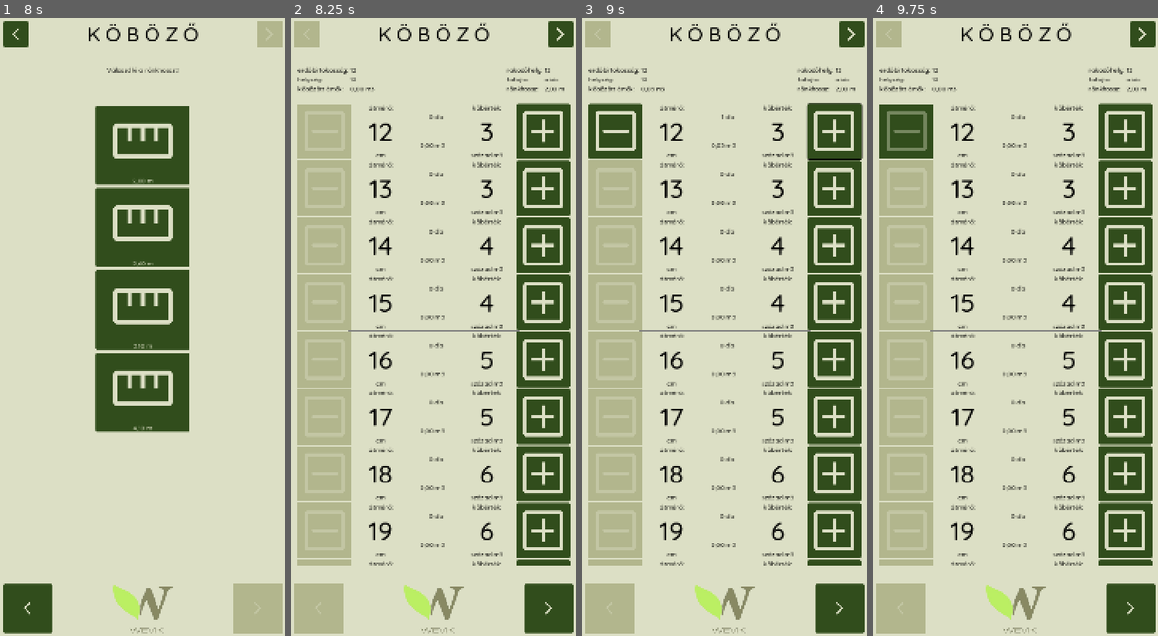
Above: before the commit, frames 1-4 (left to right).
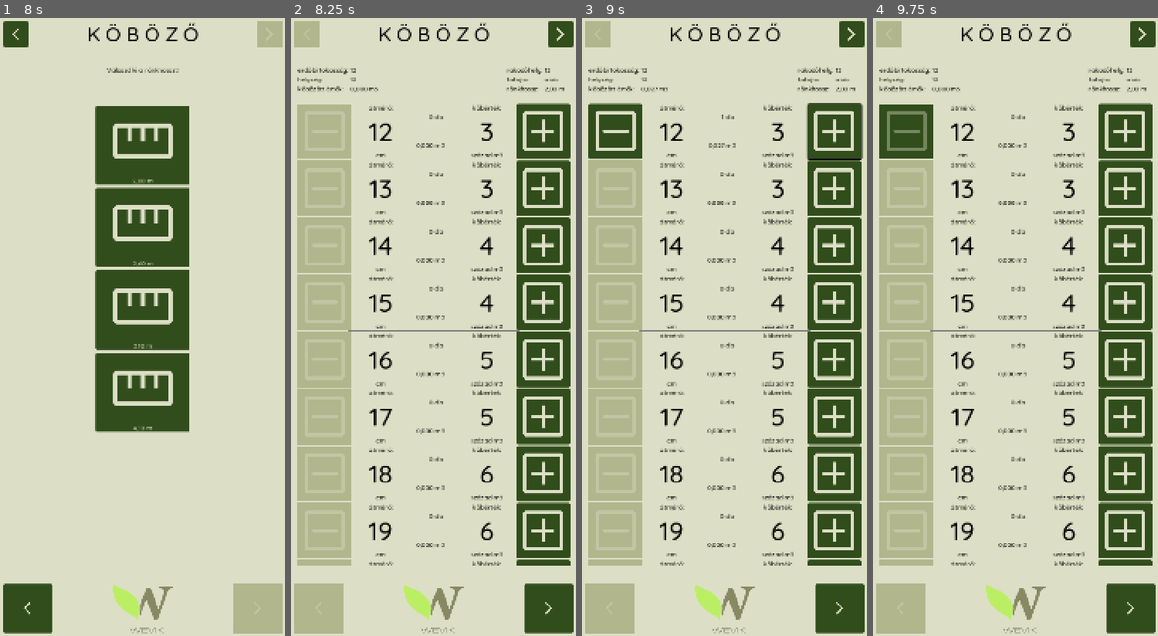
Above: after the commit, the same moments.

Repository: rolika/kob_g
Game: Godot game, scene res://main.tscn
Same seed, same stepped clock (60 frames per second), same inputs: the game is played once before the commit and once after it.
Inputs (mouse positions are in pixels of both pictures, inside the frame that each line leads up to):
- Up to frame 1 (8 s): click (267, 36) at 0.52 s; click (159, 160) at 1.27 s; type "12" at 1.35 s; click (159, 215) at 1.5 s; type "12" at 1.58 s; click (159, 271) at 1.73 s; type "12" at 1.82 s; click (159, 327) at 2.02 s; type "12" at 2.1 s; click "század" at 2.75 s; click "ezred" at 3.5 s; click "század" at 4.25 s; click "ezred" at 5 s; click (142, 605) at 5.75 s; click (267, 36) at 6.52 s; click "akác" at 7.25 s
- Up to frame 2 (8.25 s): click "2,00 m" at 8 s
- Up to frame 3 (9 s): click (832, 129) at 8.77 s
- Up to frame 4 (9.75 s): click (907, 129) at 9.5 s

Frame 1 is identical in both runs. In frame 2, 0.2% of the frame differs, in the area x 25-51%, y 11-86%; in frame 3, 0.2%, in the area x 24-51%, y 11-86%; in frame 4, 0.2%.

Commit message:
use pile methods in report

Diff:
--- a/scripts/pile.gd
+++ b/scripts/pile.gd
@@ -16,7 +16,7 @@
 var index: int = 0
 var timestamp: int = int(Time.get_unix_time_from_system())
 var labeling_precision: int = Precision.TWO_DIGITS
-var calculation_precision: int = Precision.TWO_DIGITS
+var calculation_precision: int = Precision.THREE_DIGITS
 var data_precision: float = 0.01 if calculation_precision == Precision.TWO_DIGITS else 0.001
 var volume_format: String = TWO_DIGIT_FMT if calculation_precision == Precision.TWO_DIGITS else THREE_DIGIT_FMT
 var length_format: String = TWO_DIGIT_FMT
@@ -128,3 +128,6 @@
 
 func get_single_volume(cube: int) -> String:
     return translate_decimal(get_precision_cube_value(cube, calculation_precision) * data_precision, volume_format)
+
+func get_volume_for(cube: int) -> String:
+    return translate_decimal(get_volume(cube), volume_format)
--- a/scripts/report.gd
+++ b/scripts/report.gd
@@ -23,7 +23,7 @@
         singlevolume.add_theme_stylebox_override("normal", cellstyle)
         singlevolume.horizontal_alignment = HORIZONTAL_ALIGNMENT_RIGHT
         var volume: Label = Label.new()
-        volume.text = CurrentPile.translate_decimal(CurrentPile.get_volume(cube))
+        volume.text = CurrentPile.get_volume_for(cube)
         volume.add_theme_stylebox_override("normal", cellstyle)
         volume.horizontal_alignment = HORIZONTAL_ALIGNMENT_RIGHT
         if CurrentPile.counter[cube] < 1:
